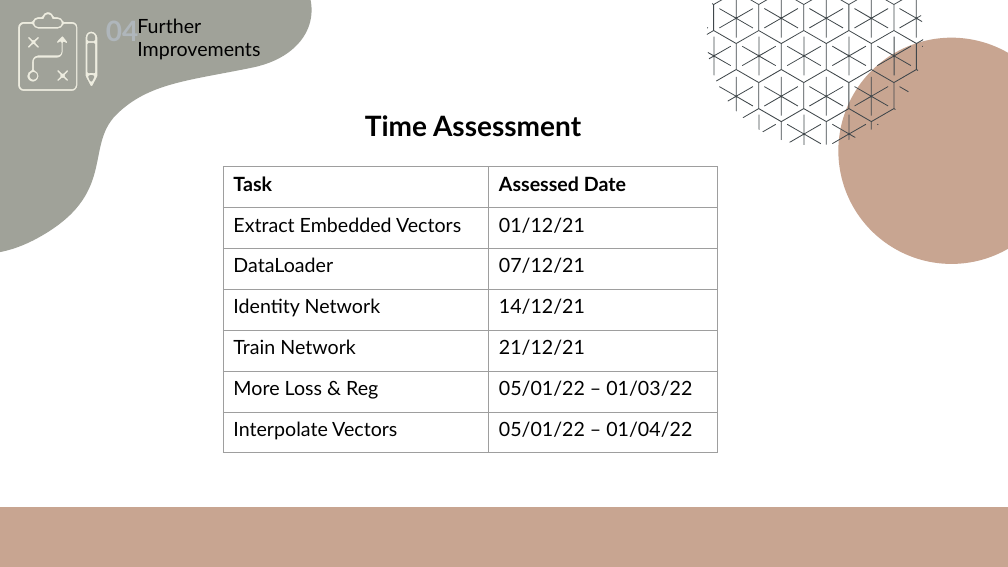
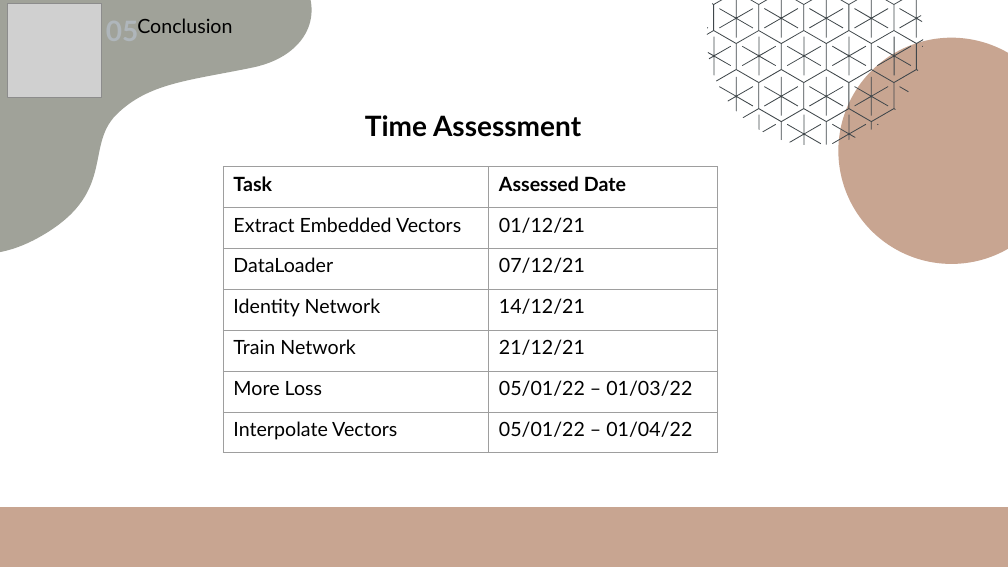
Before and after one commit to kariander1/FaceRecognition, a slide deck: slide 65 of Final Presentation.pptx (slide 57 before the commit). Drawn at 1008x567 pixels with LibreOffice and Linux fonts; fonts in the diff are those of the drawing; grey boxes stand for pictures. Boxes give left, top, right and bottom in pixels: in the first picture for what was removed or moved away, otherwise in the second. Text is boxed around its words. In the diff, an @@ line names an element or a change of style, - is before the commit and + after.

```diff
--- a/Final Presentation.pptx
+++ b/Final Presentation.pptx
@@ picture added at box(7, 3, 101, 97) @@
@@ text at box(106, 23, 139, 29): text changed @@
-04
+05
@@ text at box(137, 18, 232, 33): text changed @@
-Further Improvements
+Conclusion
@@ group removed at box(17, 11, 99, 93): 5 freeform shapes @@
@@ table at box(224, 167, 718, 454) @@
-row 6, column 1: More Loss & Reg
+row 6, column 1: More Loss
```
Also in this commit, not shown: 21 other slides changed.
